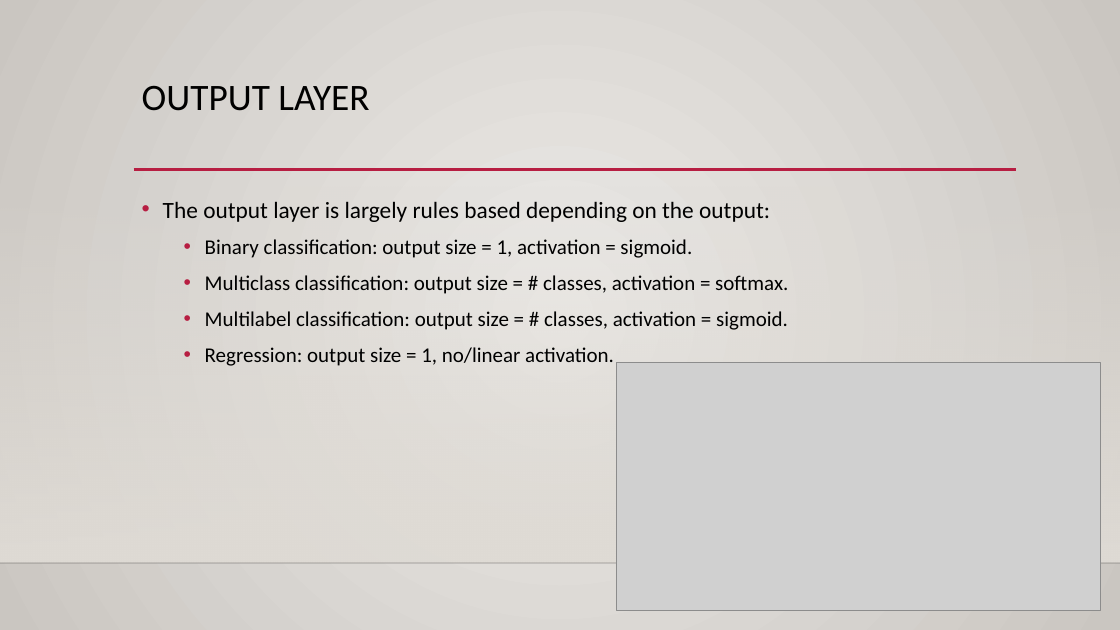
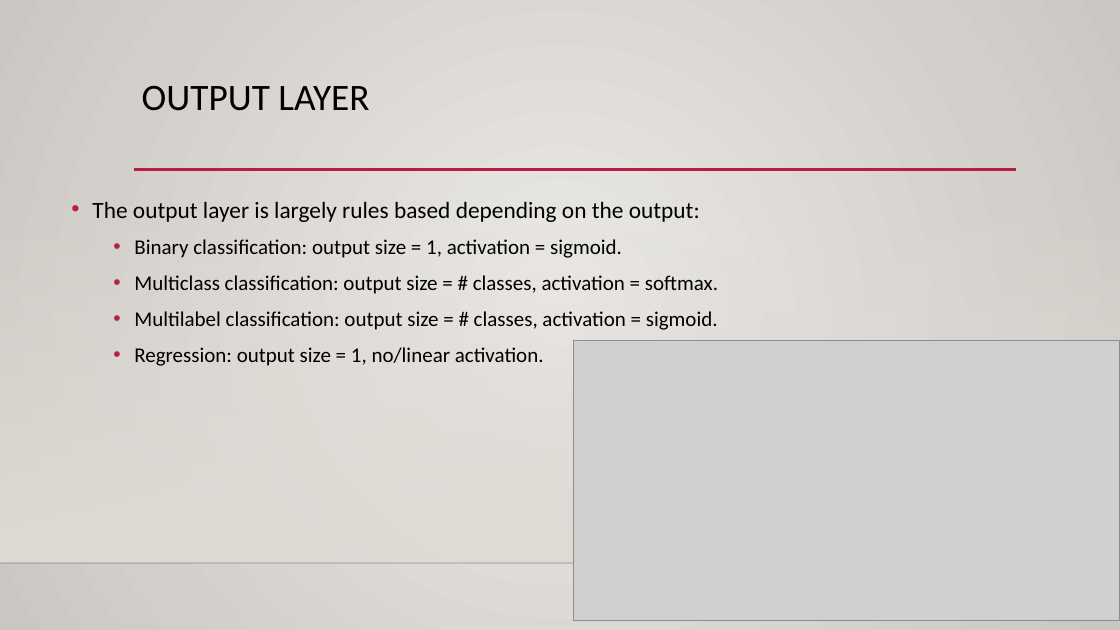
Before and after one commit to AkeemSemperDataScience/Intro_to_Machine_Learning_Students, a slide deck: slide 19 of reference_content/Slides/keras_intro.pptx (slide 13 before the commit). Drawn at 1120x630 pixels with LibreOffice and Linux fonts; fonts in the diff are those of the drawing; grey boxes stand for pictures; background and template pictures are left out. Boxes give left, top, right and bottom in pixels: in the first picture for what was removed or moved away, otherwise in the second. Text is boxed around its words. In the diff, an @@ line names an element or a change of style, - is before the commit and + after.

```diff
--- a/reference_content/Slides/keras_intro.pptx
+++ b/reference_content/Slides/keras_intro.pptx
@@ text "The output layer is largely ...": place and size @@
-text "The output layer is largely ..." at [163, 201, 788, 366]
+text "The output layer is largely ..." at [92, 201, 718, 366]
@@ picture: place and size @@
-picture at [617, 363, 1101, 611]
+picture at [574, 341, 1120, 621]
```
Also in this commit, not shown: 10 other slides changed, 10 slides added, 3 other files.
